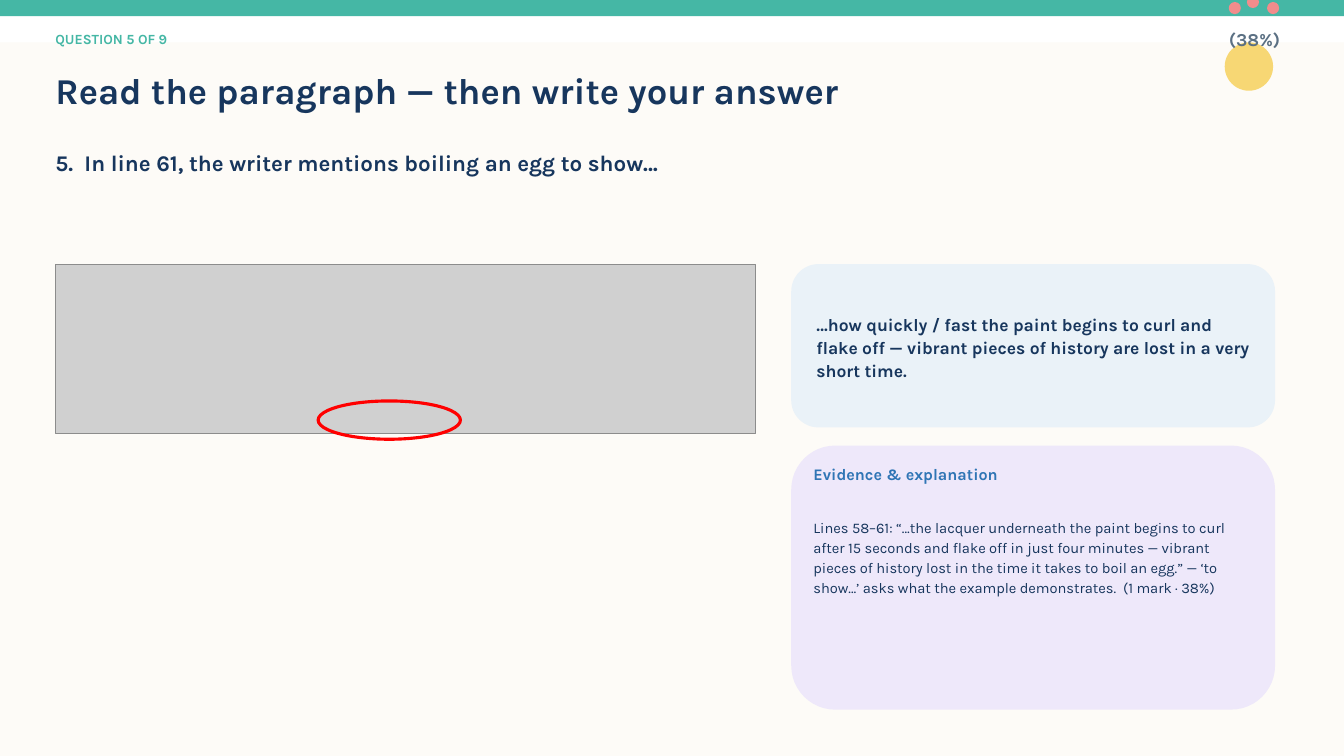
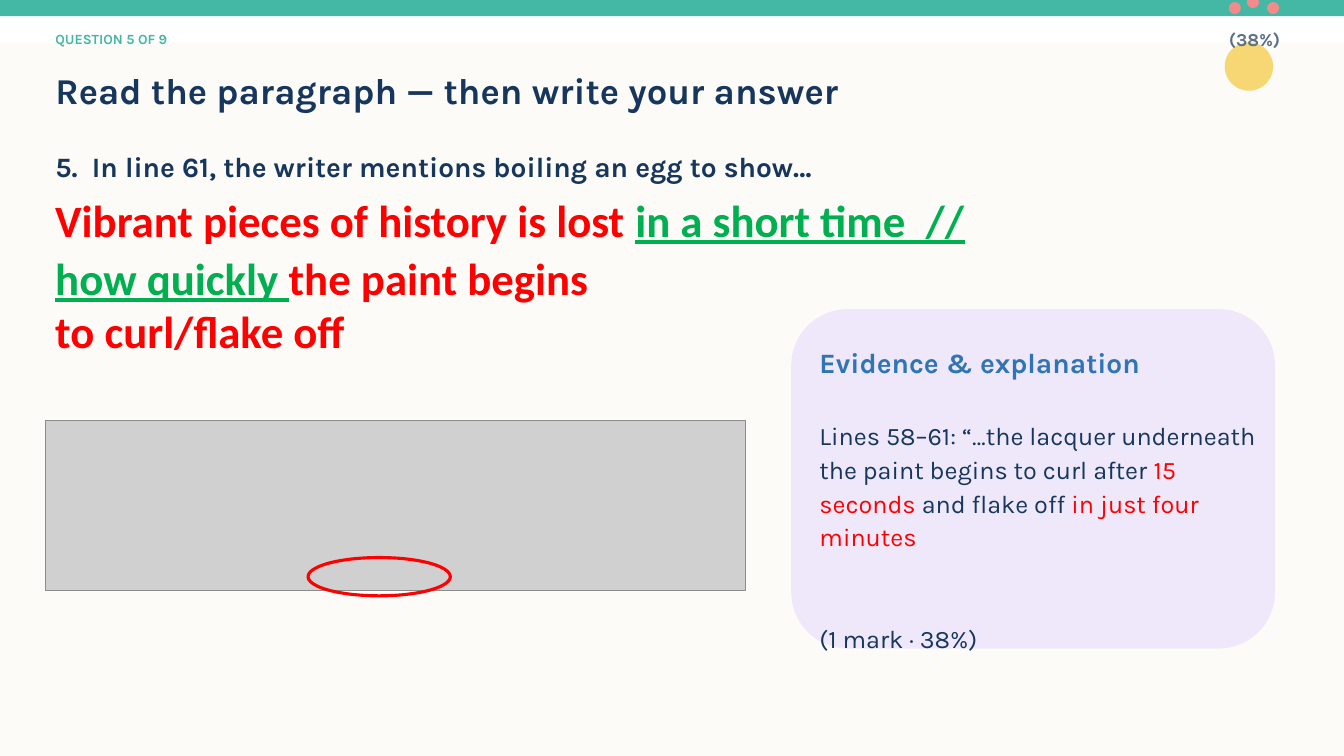
Before and after one commit to flyingbee2026/f6-sp-lesson4, a slide deck: slide 10 of F6_SP_Lesson_4_2013_Part_A_Open-Ended_PPT.pptx. Drawn at 1344x756 pixels with LibreOffice and Linux fonts; fonts in the diff are those of the drawing; grey boxes stand for pictures. Boxes give left, top, right and bottom in pixels: in the first picture for what was removed or moved away, otherwise in the second. Text is boxed around its words. In the diff, an @@ line names an element or a change of style, - is before the commit and + after.

Commit message:
Helen's finalized L4 deck: exp-card first (blinds), floating red answers (fade), trimmed evidence, taller Q6/Q8 crops

```diff
--- a/F6_SP_Lesson_4_2013_Part_A_Open-Ended_PPT.pptx
+++ b/F6_SP_Lesson_4_2013_Part_A_Open-Ended_PPT.pptx
@@ text "5. In line 61, the ..." at [55,157,812,184]: size 16 to 20 pt @@
@@ text added at [55,205,905,244], 32 pt, text #FF0000, bold @@
+Vibrant pieces of history is lost in a short time //
@@ text added at [55,263,588,350], 32 pt, text #FF0000, bold @@
+how quickly the paint begins
+to curl/flake off
@@ rounded rectangle removed at [791,264,1275,427] @@
@@ rounded rectangle: place and size @@
-rounded rectangle at [791,446,1275,710]
+rounded rectangle at [791,310,1275,649]
@@ text removed at [816,318,1249,378] @@
-…how quickly / fast the paint begins to curl and flake off — vibrant pieces of history are lost in a very short time.
@@ text at [819,353,1140,380]: size 11.5 to 20 pt in "Evidence & explanation" @@
@@ text "Evidence & explanation": place and size @@
-text "Evidence & explanation" at [813,468,1225,597]
+text "Evidence & explanation" at [819,353,1255,651]
@@ picture: place and size @@
-picture at [55,264,756,434]
+picture at [45,420,746,590]
@@ text at [819,427,1255,651]: text changed; size 10.5 to 18 pt @@
-Lines 58–61: “…the lacquer underneath the paint begins to curl after 15 seconds and flake off in just four minutes — vibrant pieces of history lost in the time it takes to boil an egg.” — ‘to show…’ asks what the example demonstrates. (1 mark · 38%)
+Lines 58–61: “…the lacquer underneath the paint begins to curl after 15 seconds and flake off in just four minutes
+(1 mark · 38%)
@@ ellipse: place and size @@
-ellipse at [319,401,461,440]
+ellipse at [309,558,451,596]
```
Also in this commit, not shown: 12 other slides changed, 1 other file.
